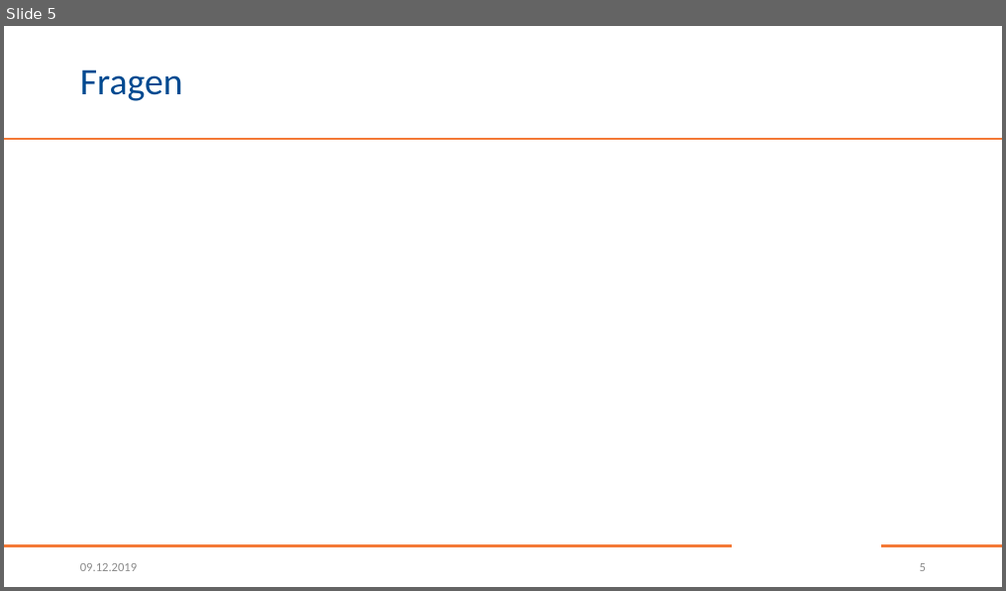
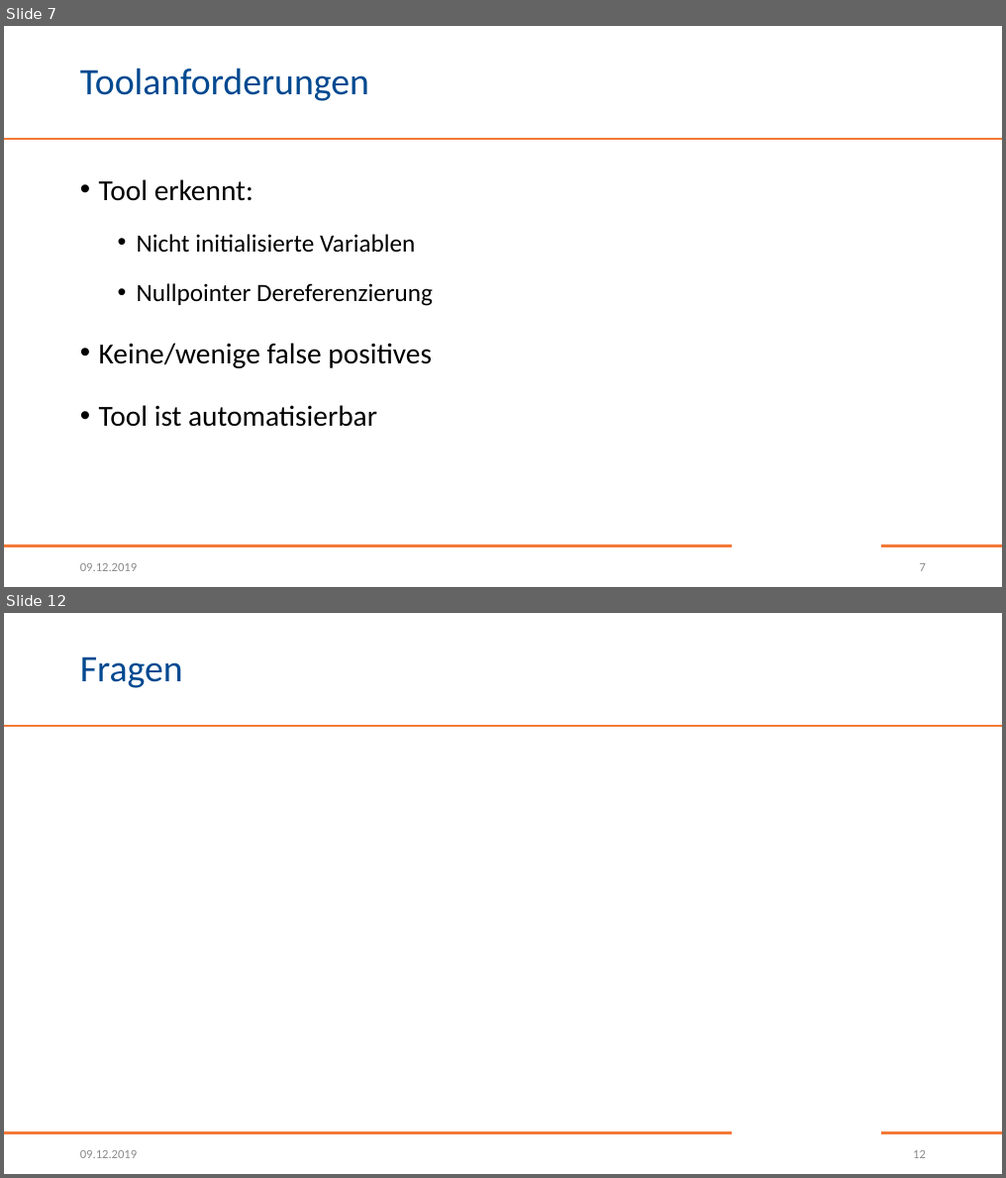
Before and after one commit to Christoph-Mitutoyo/T3000, a slide deck: Stuff/T3000.pptx. Shown one above the other, each under a label of ours: slide 5 before the commit, slides 7 and 12 after it; the slides between them are not shown. The pictures are 1006x591 and 1006x1178 pixels, drawn with LibreOffice and Linux fonts; fonts in the diff are those of the drawing; background and template pictures are left out. Boxes give left, top, right and bottom in pixels: in the first picture for what was removed or moved away, otherwise in the second. Text is boxed around its words. In the diff, an @@ line names an element or a change of style, - is before the commit and + after.

```diff
--- a/Stuff/T3000.pptx
+++ b/Stuff/T3000.pptx
@@ slide 7 added at (4,26,1002,587), background #FFFFFF; not listed: 3 template elements that a slide beside it also shows @@
@@ title added at (80,68,369,101), 36 pt, text #004990 @@
+Toolanforderungen
@@ text added at (99,179,433,427), 28 pt, text #000000 @@
+• Tool erkennt:
+  • Nicht initialisierte Variablen
+  • Nullpointer Dereferenzierung
+• Keine/wenige false positives
+• Tool ist automatisierbar
@@ text added at (80,564,137,571), 12 pt, text #8C8C8C @@
+09.12.2019
@@ page number added at (920,564,926,571), 12 pt, text #8C8C8C @@
+7
@@ what was slide 5 is now slide 12 @@
@@ page number at (913,1151,926,1158): text changed @@
-5
+12
```
Also in this commit, not shown: 4 slides changed, 6 other slides added.
